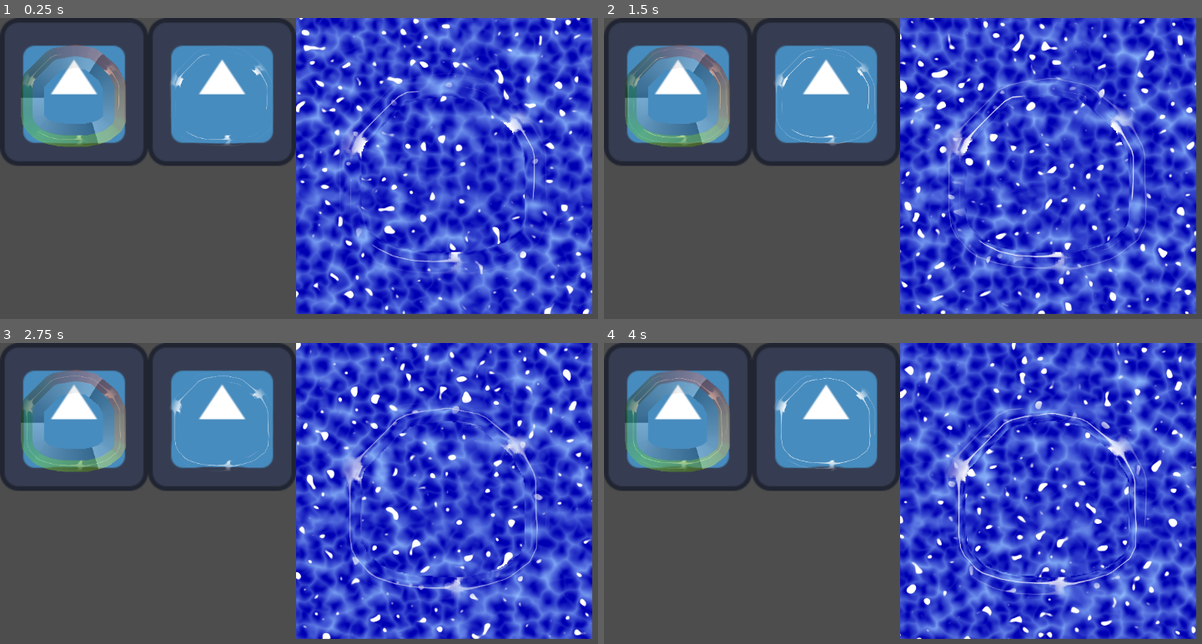
Above: before the commit, frames 1-4 (two rows, left to right).
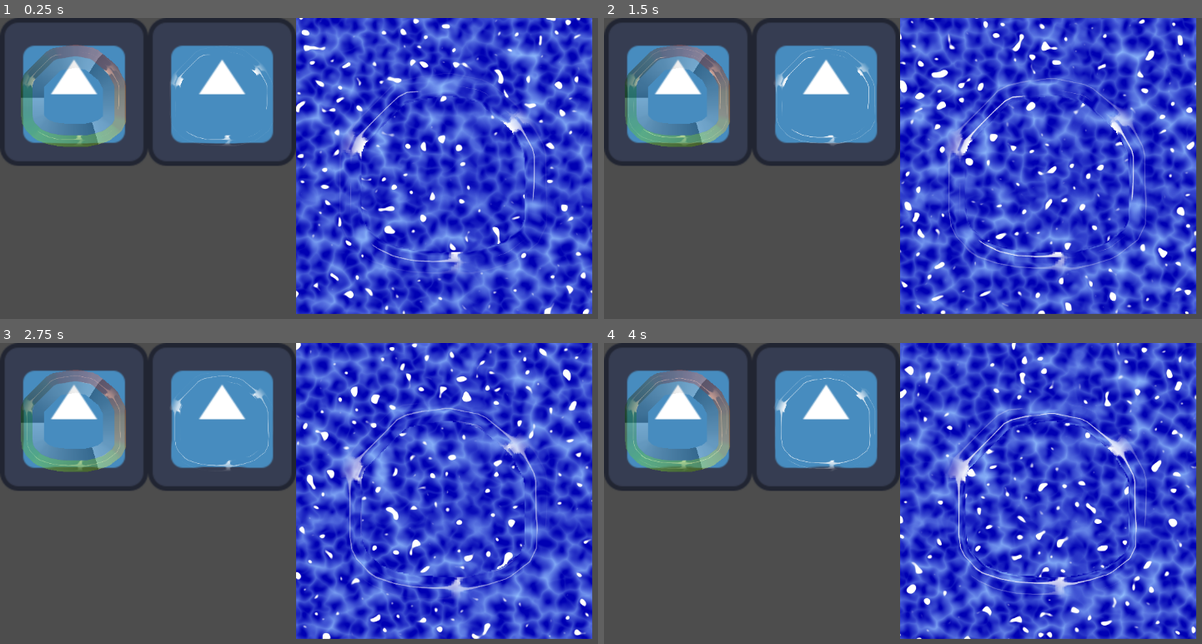
Above: after the commit, the same moments.

Repository: Igorrreha/godot-shaders
Game: Godot game, scene res://main.tscn
The game is run twice, just before and just after one commit, with the same random seed, the same clock (stepped at 60 frames per second) and the same inputs. The engine's default icon, where the game draws it, is replaced by a stand-in: a white triangle on a blue panel in a dark square.
Inputs:
- Up to frame 1 (0.25 s): no input
- Up to frame 2 (1.5 s): no input
- Up to frame 3 (2.75 s): no input
- Up to frame 4 (4 s): no input

The runs differ from the first frame. In frame 1, 0.2% of the frame differs, in the area x 56-92%, y 19-85%; in frame 2, 0.3%; in frame 3, 0.3%; in frame 4, 0.3%, in the area x 56-92%, y 19-86%.

Commit message:
Remove toplight on collision wave

Diff:
--- a/full_water.gdshader
+++ b/full_water.gdshader
@@ -134,8 +134,8 @@
 	// top light
 	if (_top_ligth_active) {
 		float light_value = smoothstep(_toplight_clip_from, _toplight_clip_to,
-			wave_offset.x + wave_offset.y);
-		waved_water = screen(waved_water, light_value * vec4(1, 1, 1, main_wave_influence));
+			(wave_offset.x + wave_offset.y) * main_wave_influence);
+		waved_water = screen(waved_water, light_value * vec4(1, 1, 1, 1));
 	}
 
 	COLOR = waved_water;
